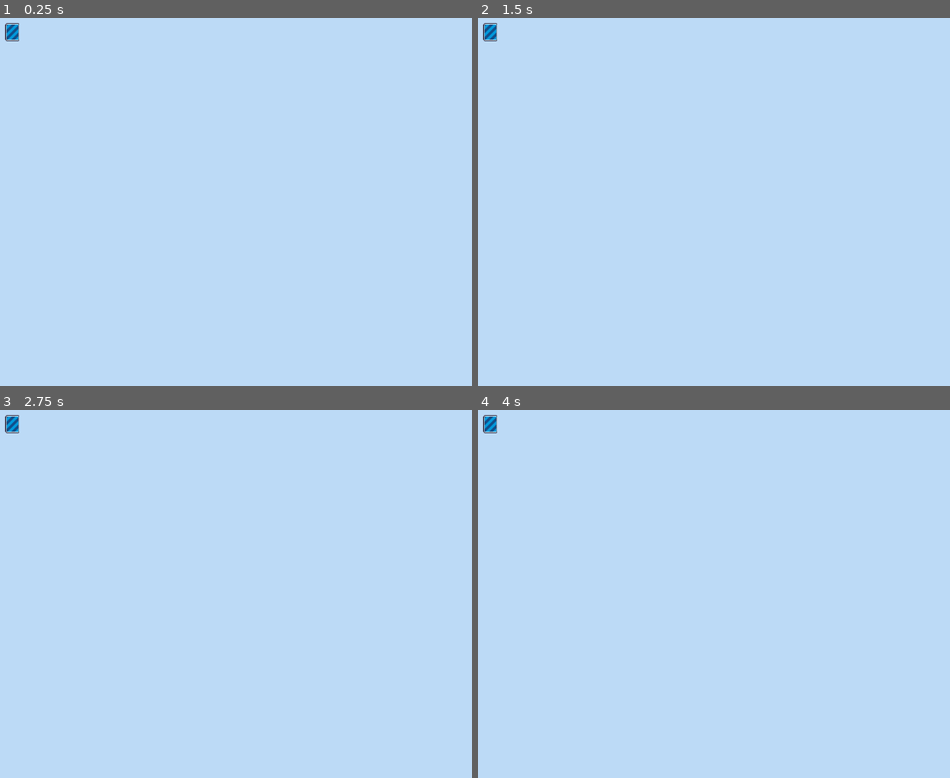
Above: before the commit, frames 1-4 (two rows, left to right).
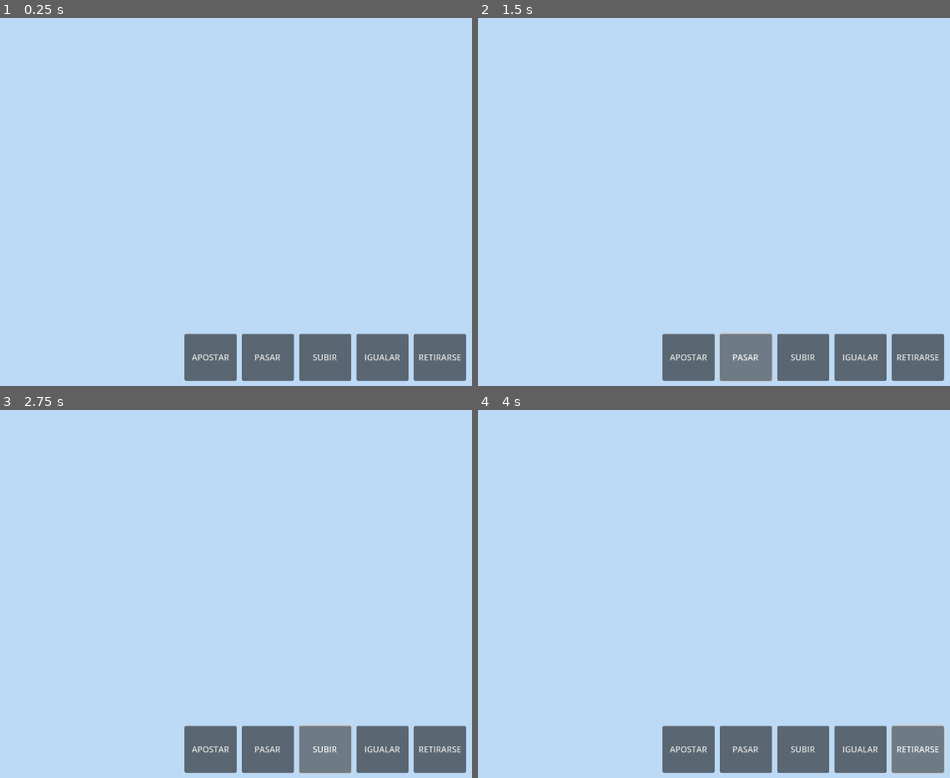
Above: after the commit, the same moments.

Repository: UNIZAR-30226-2024-08/front-Escritorio
Game: Godot game, scene res://Prefabs/Main_scene.tscn
Two runs of this game, one before a commit and one after it. Both use one fixed random seed, a clock stepped at 60 frames per second and the inputs below.
Inputs (mouse positions are in pixels of both pictures, inside the frame that each line leads up to):
- Up to frame 1 (0.25 s): no input
- Up to frame 2 (1.5 s): click (690, 356) at 0.5 s, where only the run after the commit has a clickable "APOSTAR"; click (747, 356) at 1.25 s, where only the run after the commit has a clickable "PASAR"
- Up to frame 3 (2.75 s): click (325, 748) at 2 s, where only the run after the commit has a clickable "SUBIR"
- Up to frame 4 (4 s): click (860, 748) at 2.75 s, where only the run after the commit has a clickable "IGUALAR"; click (916, 748) at 3.5 s, where only the run after the commit has a clickable "RETIRARSE"

The runs differ from the first frame. In frame 1, 7.3% of the frame differs, in the area x 1-99%, y 1-99%; in frame 2, 7.4%; in frame 3, 7.4%; in frame 4, 7.4%.
Error after the commit: Invalid call to function 'new' in base 'Node2D (Card)'. Expected 2 arguments. (res://Src/Deck.gd:19)

Commit message:
Revision de varios aspectos de poker

Diff:
--- a/Prefabs/Main_scene.tscn
+++ b/Prefabs/Main_scene.tscn
@@ -1,17 +1,73 @@
 [gd_scene load_steps=5 format=3 uid="uid://cb0a1e2dkmvt3"]
 
-[ext_resource type="Script" path="res://Src/GameManager.gd" id="1_san8q"]
-[ext_resource type="PackedScene" uid="uid://cnxxc6yeynubl" path="res://Prefabs/Card.tscn" id="2_v3db0"]
-[ext_resource type="Script" path="res://Src/Holder.gd" id="3_vetc5"]
+[ext_resource type="Script" path="res://Src/PokerManager.gd" id="1_san8q"]
+[ext_resource type="PackedScene" uid="uid://bosb60as5v73p" path="res://Prefabs/PokerPlayer.tscn" id="3_4xg5m"]
+[ext_resource type="Script" path="res://Src/PlayersManager.gd" id="3_jq311"]
 [ext_resource type="Script" path="res://Src/Deck.gd" id="4_d8l3d"]
 
 [node name="GameManager" type="Node2D"]
 script = ExtResource("1_san8q")
 
-[node name="Card" parent="." instance=ExtResource("2_v3db0")]
-
-[node name="Holder" type="Node2D" parent="."]
-script = ExtResource("3_vetc5")
-
 [node name="Deck" type="Node2D" parent="."]
 script = ExtResource("4_d8l3d")
+
+[node name="PlayerManager" type="Node2D" parent="."]
+script = ExtResource("3_jq311")
+
+[node name="Player" parent="PlayerManager" instance=ExtResource("3_4xg5m")]
+
+[node name="UI" type="Control" parent="."]
+custom_minimum_size = Vector2(1280, 720)
+layout_mode = 3
+anchors_preset = 0
+
+[node name="MarginContainer" type="MarginContainer" parent="UI"]
+layout_mode = 1
+anchors_preset = 12
+anchor_top = 1.0
+anchor_right = 1.0
+anchor_bottom = 1.0
+offset_top = -110.0
+grow_horizontal = 2
+grow_vertical = 0
+theme_override_constants/margin_left = 10
+theme_override_constants/margin_top = 10
+theme_override_constants/margin_right = 10
+theme_override_constants/margin_bottom = 10
+
+[node name="HBoxContainer" type="HBoxContainer" parent="UI/MarginContainer"]
+layout_mode = 2
+theme_override_constants/separation = 10
+alignment = 1
+
+[node name="Apostar" type="Button" parent="UI/MarginContainer/HBoxContainer"]
+custom_minimum_size = Vector2(100, 0)
+layout_mode = 2
+text = "APOSTAR"
+
+[node name="Pasar" type="Button" parent="UI/MarginContainer/HBoxContainer"]
+custom_minimum_size = Vector2(100, 0)
+layout_mode = 2
+text = "PASAR"
+
+[node name="Subir" type="Button" parent="UI/MarginContainer/HBoxContainer"]
+custom_minimum_size = Vector2(100, 0)
+layout_mode = 2
+text = "SUBIR"
+
+[node name="Igualar" type="Button" parent="UI/MarginContainer/HBoxContainer"]
+custom_minimum_size = Vector2(100, 0)
+layout_mode = 2
+text = "IGUALAR"
+
+[node name="Retirarse" type="Button" parent="UI/MarginContainer/HBoxContainer"]
+custom_minimum_size = Vector2(100, 0)
+layout_mode = 2
+text = "RETIRARSE"
+
+[connection signal="jugada" from="PlayerManager/Player" to="." method="_on_player_jugada"]
+[connection signal="pressed" from="UI/MarginContainer/HBoxContainer/Apostar" to="PlayerManager/Player" method="_on_apostar_pressed"]
+[connection signal="pressed" from="UI/MarginContainer/HBoxContainer/Pasar" to="PlayerManager/Player" method="_on_pasar_pressed"]
+[connection signal="pressed" from="UI/MarginContainer/HBoxContainer/Subir" to="PlayerManager/Player" method="_on_subir_pressed"]
+[connection signal="pressed" from="UI/MarginContainer/HBoxContainer/Igualar" to="PlayerManager/Player" method="_on_igualar_pressed"]
+[connection signal="pressed" from="UI/MarginContainer/HBoxContainer/Retirarse" to="PlayerManager/Player" method="_on_retirarse_pressed"]
--- /dev/null
+++ b/Prefabs/PokerPlayer.tscn
@@ -0,0 +1,6 @@
+[gd_scene load_steps=2 format=3 uid="uid://bosb60as5v73p"]
+
+[ext_resource type="Script" path="res://Src/PokerPlayer.gd" id="1_whjnc"]
+
+[node name="Player" type="Node2D"]
+script = ExtResource("1_whjnc")
--- a/Src/Card.gd
+++ b/Src/Card.gd
@@ -1,5 +1,8 @@
 extends Node
 class_name Card
+
+# TODO: No es necesario exportar los valores al editor sobre lo que es una carta
+# porque se le asigna automáticamente en la creación de Deck
 
 @export var value : int				# The number of the card
 @export var type : String			# The type of the card (Clubs, Diamonds, Hearts or Spades)
@@ -11,16 +14,14 @@
 @onready var sprite : Sprite2D = $Sprite2D
 @onready var collision : CollisionShape2D = $Area2D/CollisionShape2D
 
-func new(newValue : int, newType : String, newFacingUp : bool, newBack : int) -> void:
+func new(newValue : int, newType : String) -> void:
 	value = newValue
 	type = newType
-	facing_up = newFacingUp
-	back = newBack
+	facing_up = false
+
+	# TODO: De esto no es necesario preocuparse ahora
 	front_sprite = load("res://Assets/" + type + "s/" + type + "s_card_" + __value_to_string(value) + ".png")
 	back_sprite = load("res://Assets/Backs/back_" + str(back) + ".png")
-
-func _ready():
-	set_facing_up(facing_up)
 
 func set_facing_up(newFacingUp : bool = facing_up):
 	facing_up = newFacingUp
@@ -47,7 +48,6 @@
 		sprite.z_index = 1
 		collision.z_index = 1
 
-
 func _on_area_2d_mouse_exited():
 	sprite.scale = Vector2(1.0, 1.0)
 	collision.scale = Vector2(1.0, 1.0)
--- a/Src/Deck.gd
+++ b/Src/Deck.gd
@@ -1,11 +1,18 @@
 extends Node
 
-var card = preload("res://Prefabs/Card.tscn")
-
-var types = ["Spade", "Heart", "Diamond", "Club"]
+const card = preload("res://Prefabs/Card.tscn")
+const types = ["Spade", "Heart", "Diamond", "Club"]
 
 func _ready():
-	self.position = Vector2(40, 40)
+	reset()
+
+func deleteCards():
+	for n in get_children():
+		remove_child(n)
+		n.queue_free()
+
+func reset():
+	deleteCards()
 	for i in range(4):
 		for j in range(13):
 			var newCard = card.instantiate()
--- a/Src/GameManager.gd
+++ /dev/null
@@ -1 +0,0 @@
-extends Node
--- a/Src/Holder.gd
+++ /dev/null
@@ -1,10 +0,0 @@
-extends Node
-
-var deck
-
-func _ready():
-	deck = get_node("../Deck")
-
-func _process(delta):
-	if Input.is_action_just_pressed("ui_cancel"):
-		add_child(deck.dealCard())
--- /dev/null
+++ b/Src/PlayersManager.gd
@@ -0,0 +1,16 @@
+extends Node2D
+
+const AMOUNT_PLAYERS = 4
+const player = preload("res://Prefabs/PokerPlayer.tscn")
+
+func _ready():
+	instantiatePlayers()
+
+func instantiatePlayers():
+	for n in get_children():
+		remove_child(n)
+		n.queue_free()
+	for i in range(AMOUNT_PLAYERS):
+		var newPlayer = player.instantiate()
+		newPlayer.name = newPlayer.name + str(i)
+		add_child(newPlayer)
--- /dev/null
+++ b/Src/PokerManager.gd
@@ -0,0 +1,26 @@
+extends Node
+# Controlador del juego de poker
+
+const MAX_TURN = 3
+
+var turn = 0
+
+func reset():
+	$Deck.reset()
+	$PlayerManager.instantiatePlayers()
+
+# TODO: Igual hay que replantearse esto...
+# Función que comunica al Manager que jugada ha realizado el jugador
+func _on_player_jugada(tipo, valor):
+	if tipo == "Pasar":
+		pass
+	elif tipo == "Apostar":
+		pass
+	elif tipo == "Subir":
+		pass
+	elif tipo == "Igualar":
+		pass
+	elif tipo == "Retirarse":
+		pass
+	else:
+		print("ERROR PRODUCIDO: JUGADA NO VALIDA")
--- /dev/null
+++ b/Src/PokerPlayer.gd
@@ -0,0 +1,40 @@
+extends Node
+
+signal jugada(tipo, valor)
+
+var deck
+
+func _ready():
+	deck = get_node("../Deck")
+
+func _process(_delta):
+	if Input.is_action_just_pressed("ui_cancel"):
+		add_child(deck.dealCard())
+
+func getInitialHand() -> void:
+
+	# Se reparten dos cartas a cada jugador en texas hold em
+	var card = deck.deal_card()
+
+	add_child(deck.deal_card())
+
+
+######################
+## Jugadas posibles ##
+######################
+
+# TODO: Igual hay que replantearse esto...
+func _on_apostar_pressed():
+	jugada.emit("Apostar")
+
+func _on_pasar_pressed():
+	jugada.emit("Pasar")
+
+func _on_subir_pressed():
+	jugada.emit("Subir")
+
+func _on_igualar_pressed():
+	jugada.emit("Igualar")
+
+func _on_retirarse_pressed():
+	jugada.emit("Retirarse")
